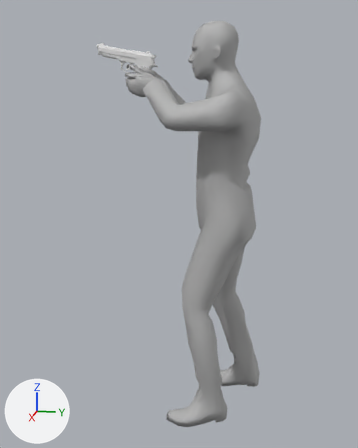
A saved change to the FBX model Assets/Animations/Pistol/ThirdPerson/AimFire.fbx.
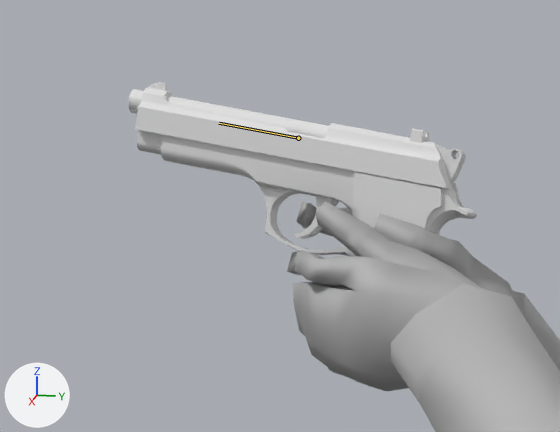
Old and new are each drawn whole from a camera (50 mm lens) standing at (2.437, 0.244, 1.591) and looking at (0.004, -0.242, 0.982) and again close up on the part from 21% to 48% of the width and 6% to 23% of the height. The axes (+X, +Y, +Z) are drawn at lower left. The lights are the same throughout. Both versions are drawn at frame 3 of the action 'GunRig|AimFire'; the numbers are the values there. The bones that change are drawn over the model as lines in the close-ups.

In view in the first close-up: 'Beretta', 'LOD0'.
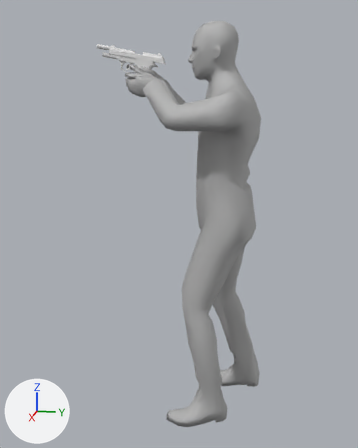
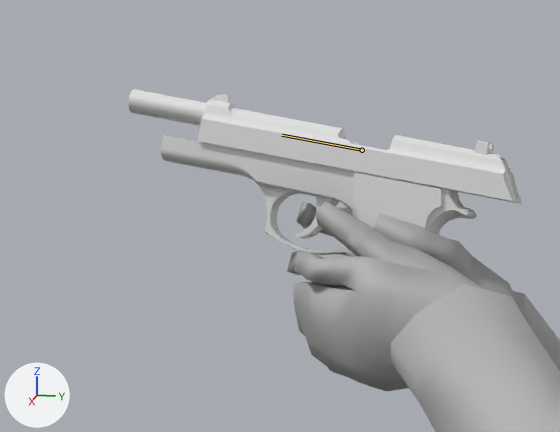
Location of each change, (x1, y1, x2, y2) in pixels of the close-ups (560 x 432 px):
'Beretta', posed (13% wider): before (129, 82, 477, 257); after (129, 89, 522, 257)
bone 'GunSlide', root to tip: before (298, 138) to (219, 123); after (362, 150) to (282, 135)

The edits, one by one:
Bone 'GunSlide' (bone_gunslide) moves from (0.0, 0.0, 0.0) to (0.0, -0.0394, 0.0).
